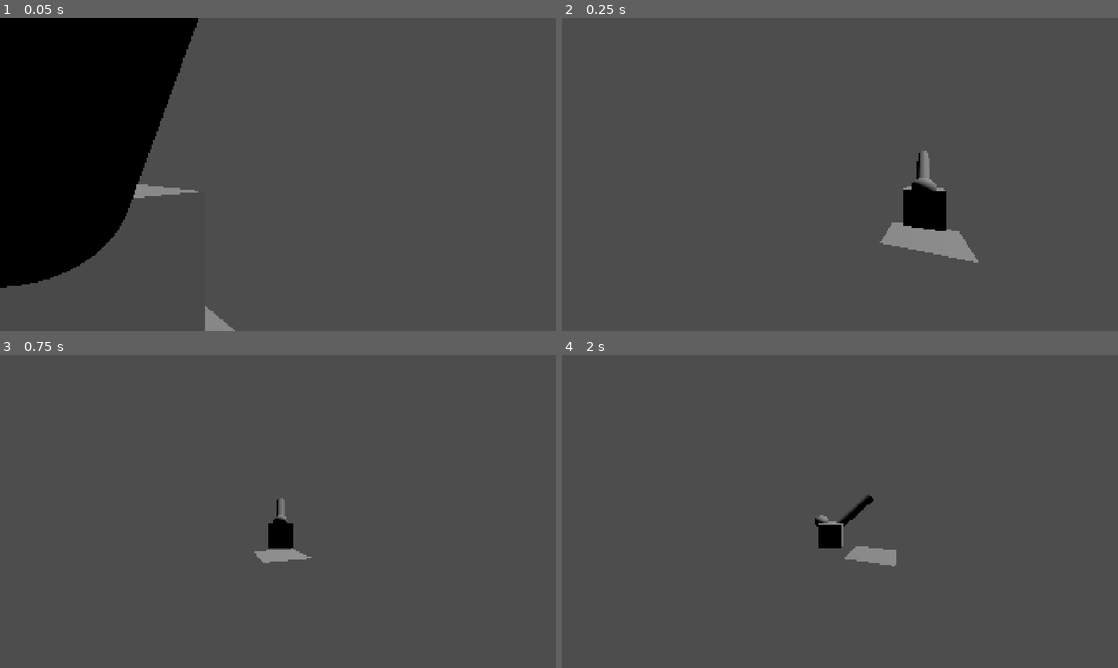
Above: before the commit, frames 1-4 (two rows, left to right).
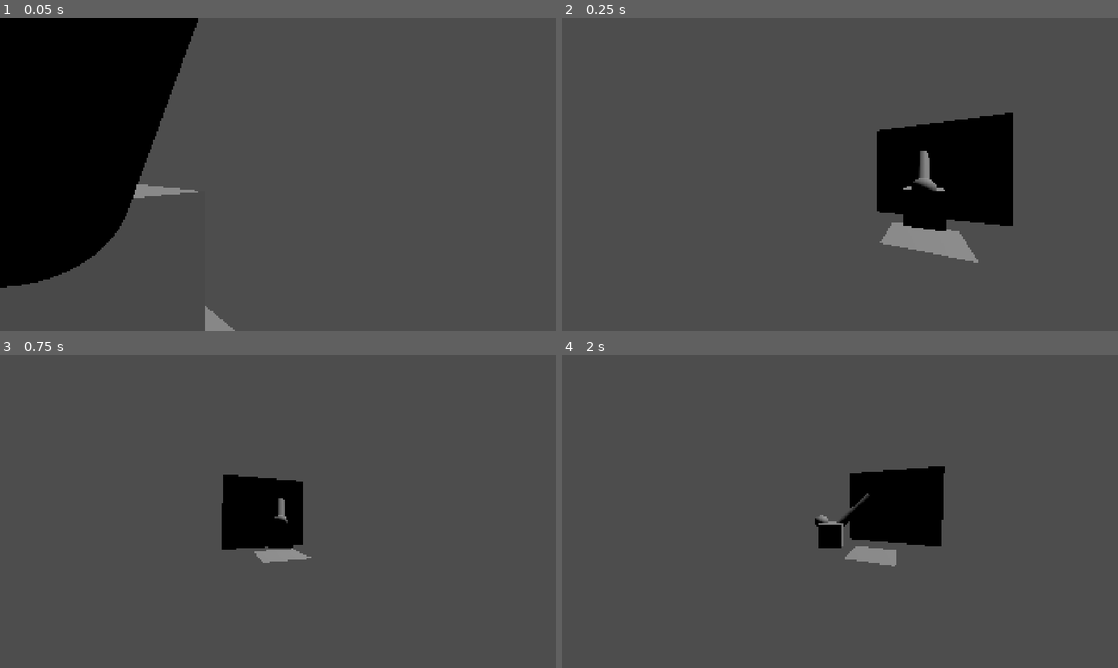
Above: after the commit, the same moments.

Repository: Project-Dino-Sunday-Studios/project-dino
Game: Godot game, scene res://main.tscn
The game is run twice, just before and just after one commit, with the same random seed, the same clock (stepped at 60 frames per second) and the same inputs.
Inputs (mouse positions are in pixels of both pictures, inside the frame that each line leads up to):
- Up to frame 1 (0.05 s): no input
- Up to frame 2 (0.25 s): no input
- Up to frame 3 (0.75 s): move the mouse to (400, 495) at 0.52 s; hold D (move_right) from 0.53 s (still down)
- Up to frame 4 (2 s): move the mouse to (728, 527) at 1.27 s; release D (move_right) at 1.28 s; hold S (move_down) from 1.28 s (still down)

Frame 1 is identical in both runs. In frame 2, 6.6% of the frame differs, in the area x 56-82%, y 30-67%; in frame 3, 2.8%; in frame 4, 3.8%.

Commit message:
add test wall

Diff:
--- a/godot/main.tscn
+++ b/godot/main.tscn
@@ -7,6 +7,12 @@
 [sub_resource type="WorldBoundaryShape3D" id="WorldBoundaryShape3D_wnsl6"]
 
 [sub_resource type="PlaneMesh" id="PlaneMesh_wnsl6"]
+
+[sub_resource type="BoxShape3D" id="BoxShape3D_yddjp"]
+size = Vector3(6, 5, 2)
+
+[sub_resource type="BoxMesh" id="BoxMesh_wnsl6"]
+size = Vector3(6, 5, 2)
 
 [node name="Main" type="Node3D" unique_id=1088817240]
 
@@ -36,4 +42,13 @@
 
 [node name="PauseMenu" parent="." unique_id=582052061 instance=ExtResource("3_h2yge")]
 
+[node name="Wall" type="StaticBody3D" parent="." unique_id=1134548507]
+transform = Transform3D(1, 0, 0, 0, 1, 0, 0, 0, 1, -0.5, 2, 5.5)
+
+[node name="CollisionShape3D" type="CollisionShape3D" parent="Wall" unique_id=429534653]
+shape = SubResource("BoxShape3D_yddjp")
+
+[node name="MeshInstance3D" type="MeshInstance3D" parent="Wall" unique_id=117726257]
+mesh = SubResource("BoxMesh_wnsl6")
+
 [editable path="Player2"]
